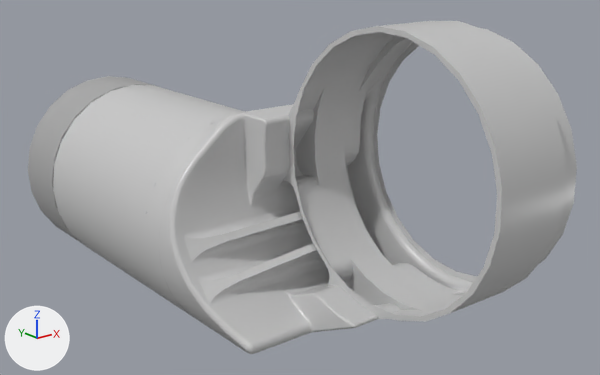
An edit to the OBJ model alexander-models/alexander_V1_description/meshes/cycloidal_arm/RightShoulderRollLink.obj, drawn before and after from the same camera.
Rendered twice from a camera (50 mm lens) standing at (-0.183, -0.192, 0.08) and looking at (0.017, 0.058, -0.02). Lighting does not change. The marker at lower left points along +X, +Y and +Z. Where no turn or scale is listed for an object, it has been applied to the vertices. Vertices at the same position are counted once.

The first picture shows 'RightShoulderRollLink'.
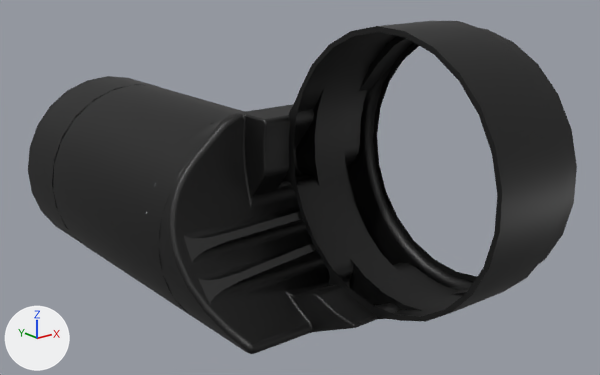
Changed parts and their boxes (x1, y1, x2, y2) in the pictures (600 x 375 px):
part 1 of me_rightshoulderrolllink, recoloured (grey to black): (28, 76, 155, 243) in both
part 2 of me_rightshoulderrolllink, recoloured (grey to black): (53, 21, 577, 354) in both

The change, as a list of edits to the scene's bpy script:
```text
Add mat_procedural_car_paint:
    mat_procedural_car_paint = principled_material('Procedural_Car_paint')
    mat_procedural_car_paint.base_color = (0.05, 0.05, 0.05)  # black #3f3f3f
    mat_procedural_car_paint.metallic = 1.0
Change me_rightshoulderrolllink:
    where me_rightshoulderrolllink.from_pydata(...)  # 1781 vertices, 3382 faces; spans x -0.043..0.046, y -0.05..0.195, z -0.079..0.05
    used by ob_rightshoulderrolllink; location = (0.0, 0.0, 0.0)
    me_rightshoulderrolllink part 1: all 144 faces that had it switch from mat_opaque_67_72_77 (grey #aaaaaa) to mat_procedural_car_paint (black #3f3f3f)
    me_rightshoulderrolllink part 2: all 3238 faces that had it switch from mat_opaque_165_165_165 (light grey #cbcbcb) to mat_procedural_car_paint (black #3f3f3f)
```
